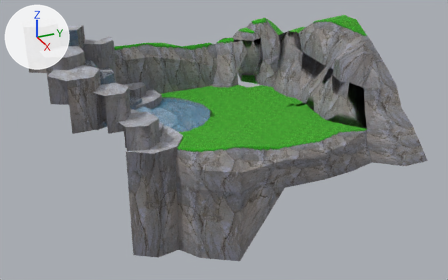
A saved change to the glTF model assets/models/chao-garden-3.glb.
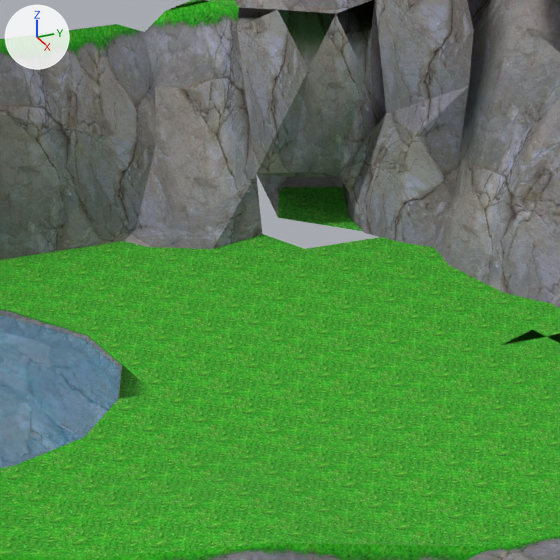
Each version is shown whole from a camera (50 mm lens) standing at (297.5, -131.0, 94.4) and looking at (91.0, -38.1, -8.8), then close up on the part from 42% to 66% of the width and 14% to 53% of the height. Arrows for +X, +Y and +Z are at upper left; the lights stay in place. The last two pictures show the newer version. Where no turn or scale is listed for an object, it has been applied to the vertices. Vertices at exactly the same position are counted once.

Objects in the first close-up: 'chao_island'.
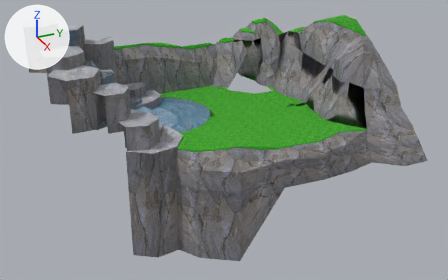
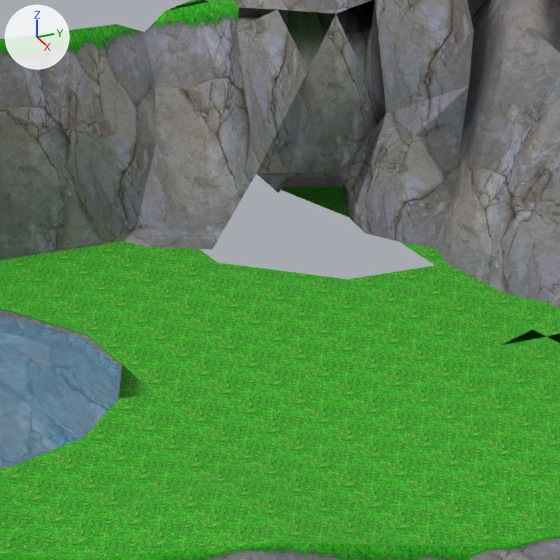
Where the change shows, as pixel boxes (x1, y1, x2, y2) in the close-ups (560 x 560 px):
part 1 of me_object_0, deleted (green)
    before: (200, 175, 434, 279)

What the commit changed:
me_object_0 is used by ob_chao_island; location (88.3, -36.68, -2.09).
me_object_0 had 635 vertices, 910 faces and spanned x -45.2..45.2, y -69.7..69.7, z -40.6..40.6.
me_object_0 now has 630 vertices, 901 faces and spans x -45.2..45.2, y -69.7..69.7, z -40.6..40.6.
Part 1, on me_object_0:
5 vertices are removed from x -35.3..-26.8, y 21.4..24.6, z 2.2.
9 faces are deleted.
